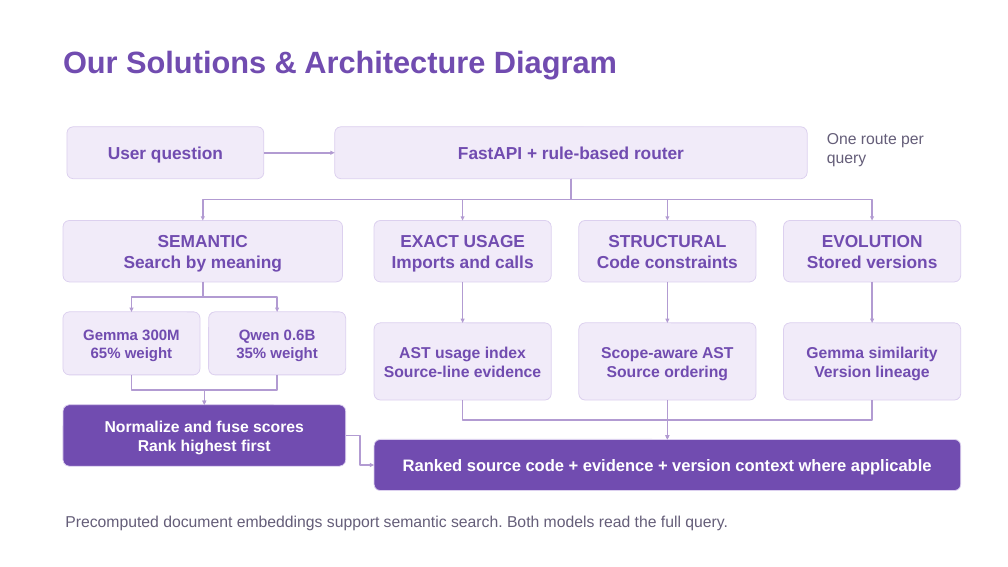
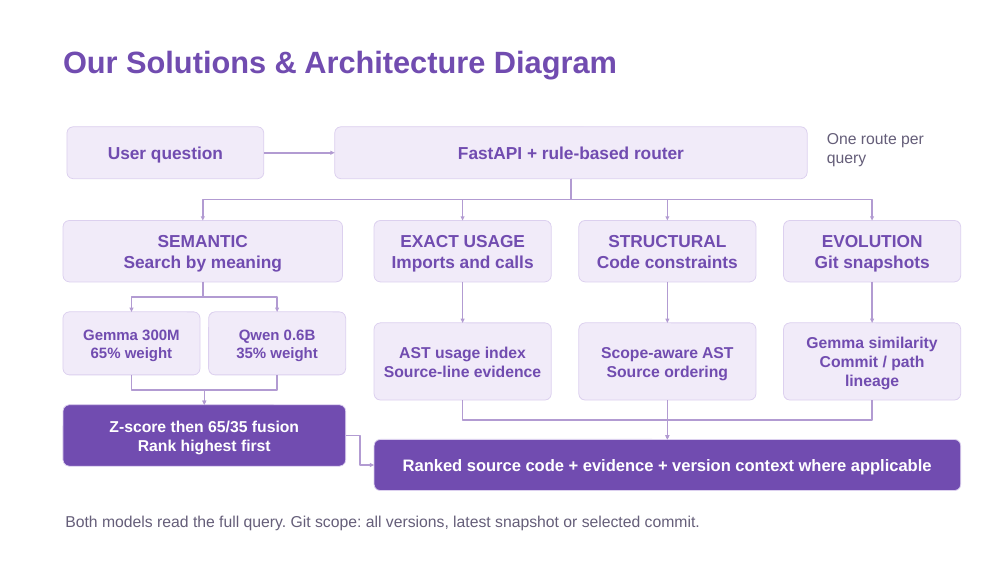
Before and after one commit to SinghDevansh-2006/prism-code-intelligence, a slide deck: slide 4 of submission/SRM_Team_Ctrl_Alt_Elite_1_Submission.pptx. Drawn at 1008x567 pixels with LibreOffice and Linux fonts; fonts in the diff are those of the drawing. Boxes give left, top, right and bottom in pixels: in the first picture for what was removed or moved away, otherwise in the second. Text is boxed around its words. In the diff, an @@ line names an element or a change of style, - is before the commit and + after.

Commit message:
Finalize verified full-corpus PRISM submission

```diff
--- a/submission/SRM_Team_Ctrl_Alt_Elite_1_Submission.pptx
+++ b/submission/SRM_Team_Ctrl_Alt_Elite_1_Submission.pptx
@@ text in rounded rectangle at [815,255,929,272]: text changed @@
-Stored versions
+Git snapshots
@@ text in rounded rectangle at [820,355,924,390]: text changed @@
-Version lineage
+Commit / path lineage
@@ text in rounded rectangle at [109,420,299,433]: text changed @@
-Normalize and fuse scores
+Z-score then 65/35 fusion
@@ text at [65,515,700,531]: text changed @@
-Precomputed document embeddings support semantic search. Both models read the full query.
+Both models read the full query. Git scope: all versions, latest snapshot or selected commit.
```
Also in this commit, not shown: 8 other slides changed, 57 other files.
